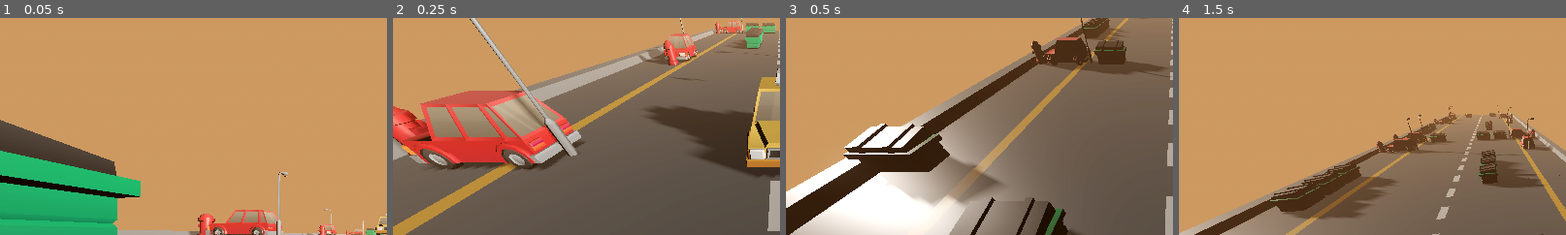
Above: before the commit, frames 1-4 (left to right).
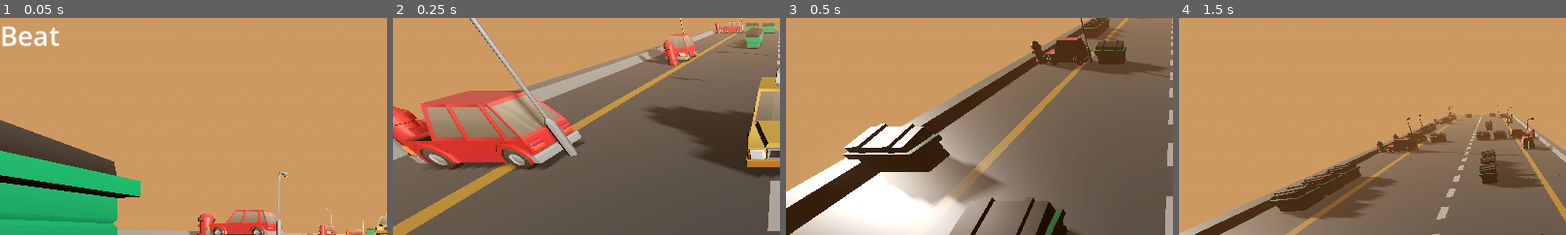
Above: after the commit, the same moments.

Repository: TheoM04/Car-Game
Game: Godot game, scene res://Main.tscn
Same seed, same stepped clock (60 frames per second), same inputs: the game is played once before the commit and once after it. Sound files missing from this copy of the repository are replaced by a short silence.
Inputs (mouse positions are % of the whole screen's width and height, from its top left):
- Up to frame 1 (0.05 s): no input
- Up to frame 2 (0.25 s): no input
- Up to frame 3 (0.5 s): no input
- Up to frame 4 (1.5 s): tap Enter at 0.5 s; move the mouse to (72, 45) at 0.52 s; hold Right (ui_right) 0.53-1.28 s; click (72, 45) at 0.67 s; move the mouse to (30, 55) at 1.27 s; hold Down from 1.28 s (still down)
The pictures show only the part of the screen within x 0-50%, y 0-50%; the shares and areas given below are measured in that part.

The runs differ from the first frame. In frame 1, 0.7% of the frame differs, in the area x 0-16%, y 3-13%; in frame 2, nothing differs; in frame 3, nothing differs; in frame 4, nothing differs.

Commit message:
Add MusicPlayer and beat signal

Diff:
--- a/Main.tscn
+++ b/Main.tscn
@@ -1,8 +1,10 @@
 [gd_scene format=3 uid="uid://dq0j8imbnan16"]
 
 [ext_resource type="Script" uid="uid://c301bkxn2gvjj" path="res://Scripts/FollowCamera.gd.gd" id="1_r0du0"]
-[ext_resource type="PackedScene" uid="uid://cbhkuopky11b4" path="res://Scenes/car.tscn" id="2_r0du0"]
+[ext_resource type="PackedScene" uid="uid://cbhkuopky11b4" path="res://Scenes/Car.tscn" id="2_r0du0"]
 [ext_resource type="PackedScene" uid="uid://dvk5mpyjgv5x7" path="res://Scenes/terrain_controller.tscn" id="3_r0du0"]
+[ext_resource type="Script" uid="uid://cb7lpvwtlsy2" path="res://Scripts/music_player.gd" id="4_cm0pq"]
+[ext_resource type="Script" uid="uid://w5stp5tixic3" path="res://Scripts/beat_dbg.gd" id="5_fos0i"]
 
 [sub_resource type="PhysicalSkyMaterial" id="PhysicalSkyMaterial_7dm0k"]
 
@@ -19,6 +21,9 @@
 fog_light_color = Color(0.6720824, 0.47163177, 0.3010991, 1)
 
 [node name="Main" type="Node3D" unique_id=1971039341]
+
+[node name="MusicPlayer" type="AudioStreamPlayer" parent="." unique_id=659250936]
+script = ExtResource("4_cm0pq")
 
 [node name="Camera3D" type="Camera3D" parent="." unique_id=1200017913 node_paths=PackedStringArray("target")]
 fov = 91.3
@@ -40,3 +45,14 @@
 
 [node name="Car" parent="." unique_id=1049898143 instance=ExtResource("2_r0du0")]
 transform = Transform3D(1, 0, 0, 0, 1, 0, 0, 0, 1, 0, 0, 10)
+
+[node name="CanvasLayer" type="CanvasLayer" parent="." unique_id=1027624405]
+
+[node name="Label" type="Label" parent="CanvasLayer" unique_id=2136879638]
+offset_right = 155.0
+offset_bottom = 71.0
+theme_override_font_sizes/font_size = 40
+text = "Beat"
+script = ExtResource("5_fos0i")
+
+[connection signal="beat" from="MusicPlayer" to="CanvasLayer/Label" method="_on_music_player_beat"]
--- /dev/null
+++ b/Scripts/beat_dbg.gd
@@ -0,0 +1,12 @@
+extends Label
+
+var visible_at
+
+func _ready() -> void:
+	set_visible(false)
+
+func _process(delta: float) -> void:
+	pass
+
+func _on_music_player_beat(n: int) -> void:
+	set_visible(n % 2 == 0)
--- /dev/null
+++ b/Scripts/music_player.gd
@@ -0,0 +1,50 @@
+extends AudioStreamPlayer
+
+signal beat(n: int)
+
+class Song:
+	var _stream: AudioStream
+	var _bpm: float
+
+	func _init(stream: AudioStream, bpm: float) -> void:
+		self._stream = stream
+		self._bpm = bpm
+
+var songs:Array[Song] = [
+	Song.new(AudioStreamOggVorbis.load_from_file("res://Assets/music/beforethenight.ogg"), 106),
+]
+
+var last_onset = 0
+var beat_count = 0
+var current_song: Song
+var current_interonset_ms: float
+
+func bpm_to_interonset_ms(bpm: float) -> float:
+	return 60 / bpm
+
+func change_song(idx: int):
+	last_onset = 0
+	beat_count = 0
+	current_song = songs[idx]
+	current_interonset_ms = bpm_to_interonset_ms(current_song._bpm)
+	set_stream(current_song._stream)
+
+func _ready():
+	change_song(0)
+	play()
+
+func _process(_delta):
+	# Use sound hardware clock for accurate timing
+	# https://docs.godotengine.org/en/stable/tutorials/audio/sync_with_audio.html
+	var time = get_playback_position() + AudioServer.get_time_since_last_mix() - AudioServer.get_output_latency()
+
+	var delta = time - last_onset
+	if delta >= current_interonset_ms:
+		# delta is always a bit greater than our ideal interval
+		# due to process not being called fast enough or on time with
+		# audio processing, causing the signal to be fired slower than
+		# the tempo, so compensate
+		last_onset = time - (delta - current_interonset_ms)
+
+		beat.emit(beat_count)
+		beat_count += 1
Not shown, added: Assets/music/beforethenight.ogg.import
Not shown, added: Scripts/beat_dbg.gd.uid
Not shown, added: Scripts/music_player.gd.uid
Not shown, added: Assets/music/beforethenight.ogg
